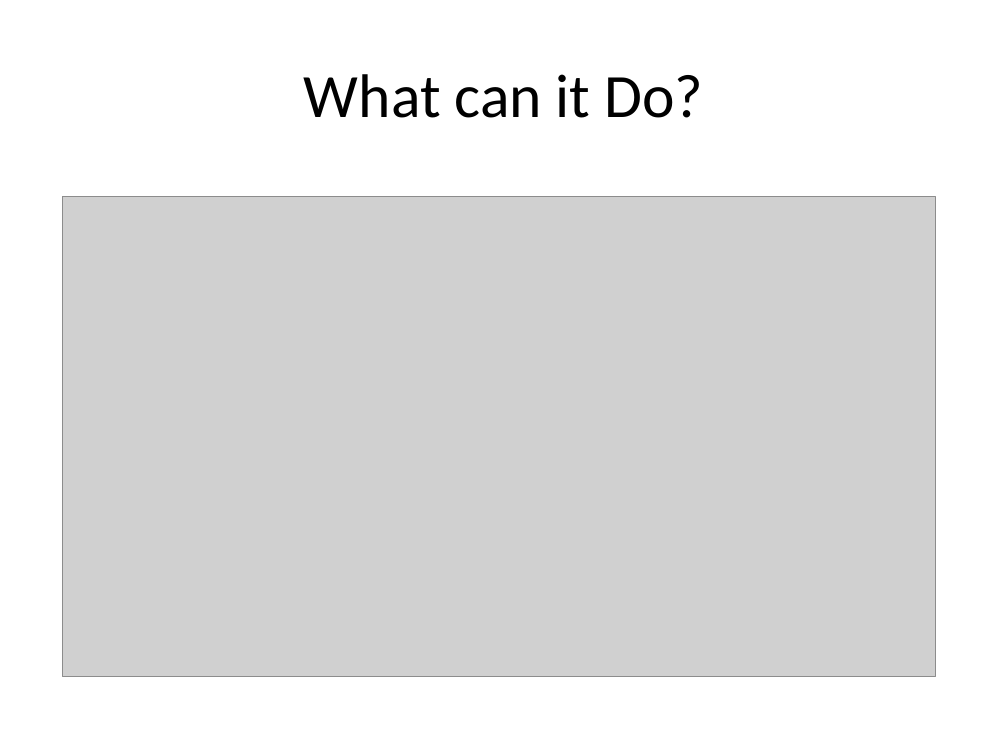
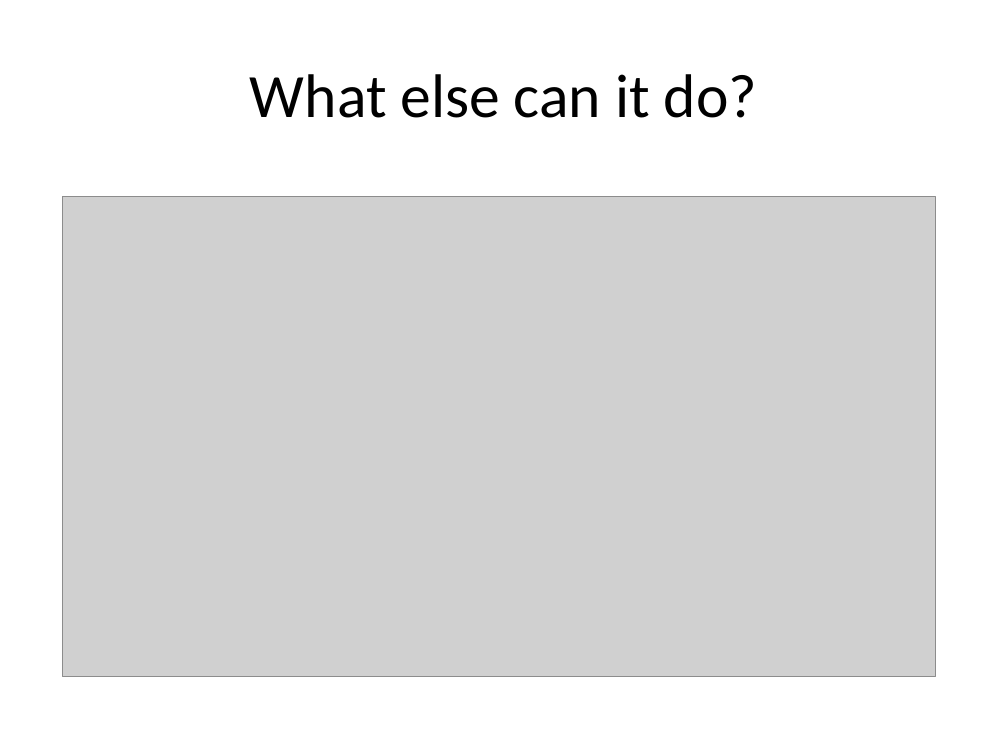
Before and after one commit to doothings/Arduino-101, a slide deck: slide 7 of Presentation.pptx. Drawn at 1008x756 pixels with LibreOffice and Linux fonts; fonts in the diff are those of the drawing; grey boxes stand for pictures. Boxes give left, top, right and bottom in pixels: in the first picture for what was removed or moved away, otherwise in the second. Text is boxed around its words. In the diff, an @@ line names an element or a change of style, - is before the commit and + after.

```diff
--- a/Presentation.pptx
+++ b/Presentation.pptx
@@ title at (250, 74, 757, 118): text changed @@
-What can it Do?
+What else can it do?
```
Also in this commit, not shown: 5 other slides changed, 2 slides added, 1 slide removed, 1 other file.
